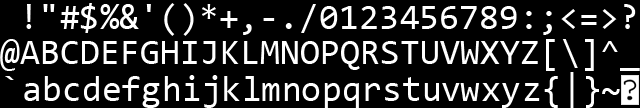
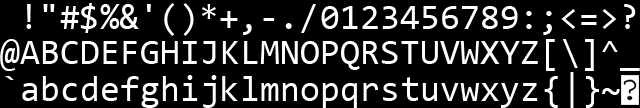
Before/after of a 640x108 layered artwork. What changed in the layer stack:
painted on "图层 3" over (320, 6, 518, 29)
painted on "图层 2" over (22, 75, 540, 108)
